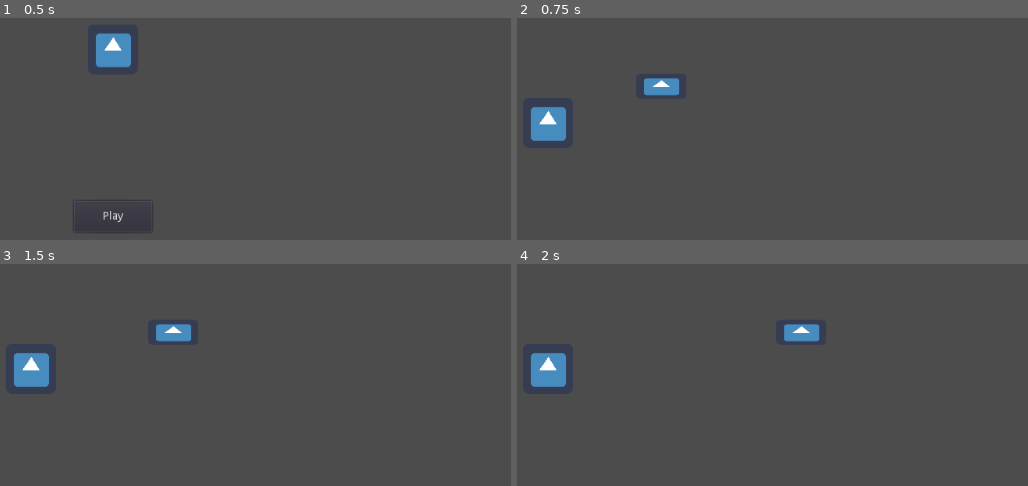
Above: before the commit, frames 1-4 (two rows, left to right).
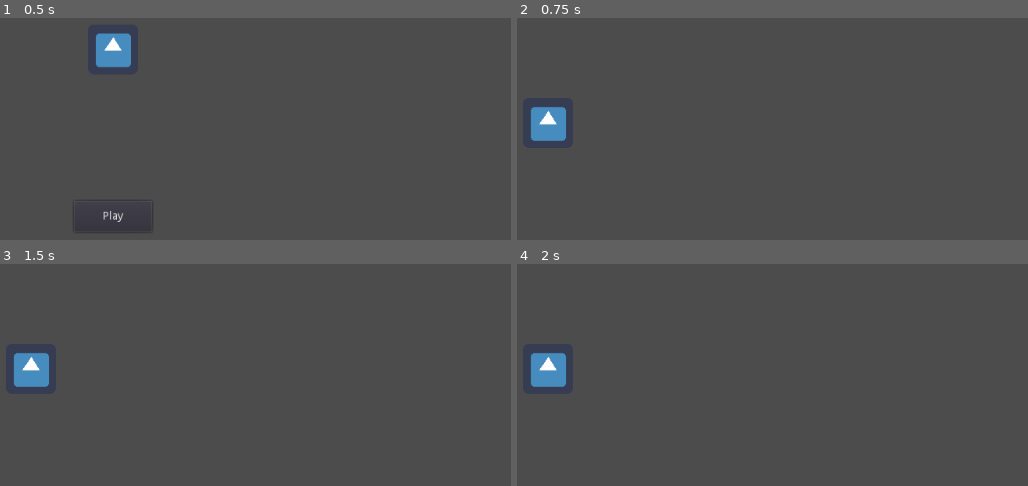
Above: after the commit, the same moments.

Repository: CiaranWoodward/LD46
Game: Godot game, scene res://Menu/MainMenu.tscn
Same seed, same stepped clock (60 frames per second), same inputs: the game is played once before the commit and once after it. The engine's default icon, where the game draws it, is replaced by a stand-in: a white triangle on a blue panel in a dark square.
Inputs:
- Up to frame 1 (0.5 s): no input
- Up to frame 2 (0.75 s): click "Play" at 0.5 s
- Up to frame 3 (1.5 s): tap Enter at 1.25 s; hold Right (player_right) from 1.28 s (still down)
- Up to frame 4 (2 s): keep holding Right (player_right)

Frame 1 is identical in both runs. In frame 2, 0.5% of the frame differs, in the area x 24-32%, y 27-36%; in frame 3, 0.5%; in frame 4, 0.6%, in the area x 52-60%, y 27-36%.

Commit message:
Added side to side walking

Diff:
--- a/Player/Player.tscn
+++ b/Player/Player.tscn
@@ -1,11 +1,277 @@
-[gd_scene load_steps=4 format=2]
+[gd_scene load_steps=42 format=2]
 
 [ext_resource path="res://icon.png" type="Texture" id=1]
 [ext_resource path="res://Player/Player.gd" type="Script" id=2]
+[ext_resource path="res://Player/Graphics/Side to side/Front leg/frame0000.png" type="Texture" id=3]
+[ext_resource path="res://Player/Graphics/Side to side/Lever/frame0000.png" type="Texture" id=4]
+[ext_resource path="res://Player/Graphics/Side to side/Back.png" type="Texture" id=5]
+[ext_resource path="res://Player/Graphics/Side to side/Lever/frame0001.png" type="Texture" id=6]
+[ext_resource path="res://Player/Graphics/Side to side/Head.png" type="Texture" id=7]
+[ext_resource path="res://Player/Graphics/Side to side/Dome.png" type="Texture" id=8]
+[ext_resource path="res://Player/Graphics/Side to side/Front leg/frame0003.png" type="Texture" id=9]
+[ext_resource path="res://Player/Graphics/Side to side/Back leg/frame0002.png" type="Texture" id=10]
+[ext_resource path="res://Player/Graphics/Side to side/Front leg/frame0004.png" type="Texture" id=11]
+[ext_resource path="res://Player/Graphics/Side to side/Front leg/frame0002.png" type="Texture" id=12]
+[ext_resource path="res://Player/Graphics/Side to side/Front leg/frame0005.png" type="Texture" id=13]
+[ext_resource path="res://Player/Graphics/Side to side/Back leg/frame0000.png" type="Texture" id=14]
+[ext_resource path="res://Player/Graphics/Side to side/Back leg/frame0001.png" type="Texture" id=15]
+[ext_resource path="res://Player/Graphics/Side to side/Front leg/frame0006.png" type="Texture" id=16]
+[ext_resource path="res://Player/Graphics/Side to side/Back leg/frame0003.png" type="Texture" id=17]
+[ext_resource path="res://Player/Graphics/Side to side/Front leg/frame0001.png" type="Texture" id=18]
+[ext_resource path="res://Player/Graphics/Side to side/Back leg/frame0005.png" type="Texture" id=19]
+[ext_resource path="res://Player/Graphics/Side to side/Back leg/frame0004.png" type="Texture" id=20]
+[ext_resource path="res://Player/Graphics/Side to side/Back leg/frame0006.png" type="Texture" id=21]
+[ext_resource path="res://Player/Graphics/Side to side/Hat.png" type="Texture" id=22]
 
 [sub_resource type="CapsuleShape2D" id=1]
 radius = 16.0
 height = 32.0
+
+[sub_resource type="Animation" id=2]
+resource_name = "Idle"
+length = 0.3
+loop = true
+tracks/0/type = "value"
+tracks/0/path = NodePath("AnimationPlayer/Sprite/Front leg:playing")
+tracks/0/interp = 1
+tracks/0/loop_wrap = true
+tracks/0/imported = false
+tracks/0/enabled = true
+tracks/0/keys = {
+"times": PoolRealArray( 0 ),
+"transitions": PoolRealArray( 1 ),
+"update": 1,
+"values": [ false ]
+}
+tracks/1/type = "value"
+tracks/1/path = NodePath("AnimationPlayer/Sprite/Front leg:frame")
+tracks/1/interp = 1
+tracks/1/loop_wrap = true
+tracks/1/imported = false
+tracks/1/enabled = true
+tracks/1/keys = {
+"times": PoolRealArray( 0 ),
+"transitions": PoolRealArray( 1 ),
+"update": 1,
+"values": [ 0 ]
+}
+tracks/2/type = "value"
+tracks/2/path = NodePath("AnimationPlayer/Sprite/Back leg:playing")
+tracks/2/interp = 1
+tracks/2/loop_wrap = true
+tracks/2/imported = false
+tracks/2/enabled = true
+tracks/2/keys = {
+"times": PoolRealArray( 0 ),
+"transitions": PoolRealArray( 1 ),
+"update": 1,
+"values": [ false ]
+}
+tracks/3/type = "value"
+tracks/3/path = NodePath("AnimationPlayer/Sprite/Back leg:frame")
+tracks/3/interp = 1
+tracks/3/loop_wrap = true
+tracks/3/imported = false
+tracks/3/enabled = true
+tracks/3/keys = {
+"times": PoolRealArray( 0 ),
+"transitions": PoolRealArray( 1 ),
+"update": 1,
+"values": [ 0 ]
+}
+tracks/4/type = "value"
+tracks/4/path = NodePath("AnimationPlayer/Sprite/Lever:frame")
+tracks/4/interp = 1
+tracks/4/loop_wrap = true
+tracks/4/imported = false
+tracks/4/enabled = true
+tracks/4/keys = {
+"times": PoolRealArray( 0 ),
+"transitions": PoolRealArray( 1 ),
+"update": 1,
+"values": [ 0 ]
+}
+
+[sub_resource type="Animation" id=3]
+resource_name = "Walk"
+length = 0.7
+loop = true
+tracks/0/type = "value"
+tracks/0/path = NodePath("AnimationPlayer/Sprite/Front leg:frame")
+tracks/0/interp = 1
+tracks/0/loop_wrap = true
+tracks/0/imported = false
+tracks/0/enabled = true
+tracks/0/keys = {
+"times": PoolRealArray( 0, 0.1, 0.2, 0.3, 0.4, 0.5, 0.6 ),
+"transitions": PoolRealArray( 1, 1, 1, 1, 1, 1, 1 ),
+"update": 1,
+"values": [ 0, 1, 2, 3, 4, 5, 6 ]
+}
+tracks/1/type = "value"
+tracks/1/path = NodePath("AnimationPlayer/Sprite/Front leg:playing")
+tracks/1/interp = 1
+tracks/1/loop_wrap = true
+tracks/1/imported = false
+tracks/1/enabled = true
+tracks/1/keys = {
+"times": PoolRealArray( 0 ),
+"transitions": PoolRealArray( 1 ),
+"update": 1,
+"values": [ true ]
+}
+tracks/2/type = "value"
+tracks/2/path = NodePath("AnimationPlayer/Sprite/Front leg:position")
+tracks/2/interp = 1
+tracks/2/loop_wrap = true
+tracks/2/imported = false
+tracks/2/enabled = true
+tracks/2/keys = {
+"times": PoolRealArray( 0 ),
+"transitions": PoolRealArray( 1 ),
+"update": 0,
+"values": [ Vector2( 0, 0 ) ]
+}
+tracks/3/type = "value"
+tracks/3/path = NodePath("AnimationPlayer/Sprite/Back leg:frame")
+tracks/3/interp = 1
+tracks/3/loop_wrap = true
+tracks/3/imported = false
+tracks/3/enabled = true
+tracks/3/keys = {
+"times": PoolRealArray( 0, 0.1, 0.2, 0.3, 0.4, 0.5, 0.6 ),
+"transitions": PoolRealArray( 1, 1, 1, 1, 1, 1, 1 ),
+"update": 1,
+"values": [ 0, 1, 2, 3, 4, 5, 6 ]
+}
+tracks/4/type = "value"
+tracks/4/path = NodePath("AnimationPlayer/Sprite/Back leg:playing")
+tracks/4/interp = 1
+tracks/4/loop_wrap = true
+tracks/4/imported = false
+tracks/4/enabled = true
+tracks/4/keys = {
+"times": PoolRealArray( 0 ),
+"transitions": PoolRealArray( 1 ),
+"update": 1,
+"values": [ true ]
+}
+tracks/5/type = "value"
+tracks/5/path = NodePath("AnimationPlayer/Sprite/Back leg:position")
+tracks/5/interp = 1
+tracks/5/loop_wrap = true
+tracks/5/imported = false
+tracks/5/enabled = true
+tracks/5/keys = {
+"times": PoolRealArray( 0 ),
+"transitions": PoolRealArray( 1 ),
+"update": 0,
+"values": [ Vector2( 0, 0 ) ]
+}
+tracks/6/type = "value"
+tracks/6/path = NodePath("AnimationPlayer/Sprite/Lever:frame")
+tracks/6/interp = 1
+tracks/6/loop_wrap = true
+tracks/6/imported = false
+tracks/6/enabled = true
+tracks/6/keys = {
+"times": PoolRealArray( 0 ),
+"transitions": PoolRealArray( 1 ),
+"update": 1,
+"values": [ 1 ]
+}
+
+[sub_resource type="Animation" id=4]
+resource_name = "Wobble"
+length = 0.3
+loop = true
+tracks/0/type = "value"
+tracks/0/path = NodePath("AnimationPlayer/Sprite:scale")
+tracks/0/interp = 1
+tracks/0/loop_wrap = true
+tracks/0/imported = false
+tracks/0/enabled = true
+tracks/0/keys = {
+"times": PoolRealArray( 0, 0.1, 0.2 ),
+"transitions": PoolRealArray( 1, 1, 1 ),
+"update": 0,
+"values": [ Vector2( 1, 1 ), Vector2( 1.01, 1 ), Vector2( 0.995, 1.005 ) ]
+}
+
+[sub_resource type="SpriteFrames" id=5]
+animations = [ {
+"frames": [ ExtResource( 14 ), ExtResource( 15 ), ExtResource( 10 ), ExtResource( 17 ), ExtResource( 20 ), ExtResource( 19 ), ExtResource( 21 ) ],
+"loop": true,
+"name": "default",
+"speed": 5.0
+} ]
+
+[sub_resource type="SpriteFrames" id=6]
+animations = [ {
+"frames": [ ExtResource( 4 ), ExtResource( 6 ) ],
+"loop": true,
+"name": "default",
+"speed": 5.0
+} ]
+
+[sub_resource type="SpriteFrames" id=7]
+animations = [ {
+"frames": [ ExtResource( 3 ), ExtResource( 18 ), ExtResource( 12 ), ExtResource( 9 ), ExtResource( 11 ), ExtResource( 13 ), ExtResource( 16 ) ],
+"loop": true,
+"name": "default",
+"speed": 5.0
+} ]
+
+[sub_resource type="AnimationNodeAnimation" id=8]
+animation = "Idle"
+
+[sub_resource type="AnimationNodeAnimation" id=9]
+animation = "Wobble"
+
+[sub_resource type="AnimationNodeBlend2" id=10]
+
+[sub_resource type="AnimationNodeBlendTree" id=11]
+nodes/Animation/node = SubResource( 9 )
+nodes/Animation/position = Vector2( 360, 80 )
+"nodes/Animation 2/node" = SubResource( 8 )
+"nodes/Animation 2/position" = Vector2( 360, 200 )
+nodes/Blend2/node = SubResource( 10 )
+nodes/Blend2/position = Vector2( 580, 120 )
+nodes/output/position = Vector2( 800, 160 )
+node_connections = [ "output", 0, "Blend2", "Blend2", 0, "Animation", "Blend2", 1, "Animation 2" ]
+
+[sub_resource type="AnimationNodeAnimation" id=12]
+animation = "Walk"
+
+[sub_resource type="AnimationNodeAnimation" id=13]
+animation = "Wobble"
+
+[sub_resource type="AnimationNodeBlend2" id=14]
+
+[sub_resource type="AnimationNodeBlendTree" id=15]
+graph_offset = Vector2( -355.608, 0 )
+nodes/Animation/node = SubResource( 13 )
+nodes/Animation/position = Vector2( 60, 60 )
+"nodes/Animation 2/node" = SubResource( 12 )
+"nodes/Animation 2/position" = Vector2( 60, 160 )
+nodes/Blend2/node = SubResource( 14 )
+nodes/Blend2/position = Vector2( 246.392, 106 )
+nodes/output/position = Vector2( 460, 160 )
+node_connections = [ "output", 0, "Blend2", "Blend2", 0, "Animation", "Blend2", 1, "Animation 2" ]
+
+[sub_resource type="AnimationNodeStateMachineTransition" id=16]
+
+[sub_resource type="AnimationNodeStateMachineTransition" id=17]
+switch_mode = 2
+
+[sub_resource type="AnimationNodeStateMachine" id=18]
+states/Idle/node = SubResource( 11 )
+states/Idle/position = Vector2( 329, 117 )
+states/Walk/node = SubResource( 15 )
+states/Walk/position = Vector2( 182, 117 )
+transitions = [ "Idle", "Walk", SubResource( 16 ), "Walk", "Idle", SubResource( 17 ) ]
+
+[sub_resource type="AnimationNodeStateMachinePlayback" id=19]
 
 [node name="Player" type="RigidBody2D"]
 mode = 2
@@ -14,9 +280,48 @@
 script = ExtResource( 2 )
 
 [node name="Sprite" type="Sprite" parent="."]
-scale = Vector2( 1, 0.5 )
+visible = false
 texture = ExtResource( 1 )
 
 [node name="CollisionShape2D" type="CollisionShape2D" parent="."]
+visible = false
 rotation = 1.5708
 shape = SubResource( 1 )
+
+[node name="AnimationPlayer" type="AnimationPlayer" parent="."]
+method_call_mode = 1
+anims/Idle = SubResource( 2 )
+anims/Walk = SubResource( 3 )
+anims/Wobble = SubResource( 4 )
+
+[node name="Sprite" type="Sprite" parent="AnimationPlayer"]
+scale = Vector2( 1.00159, 1 )
+
+[node name="Back leg" type="AnimatedSprite" parent="AnimationPlayer/Sprite"]
+frames = SubResource( 5 )
+
+[node name="Back" type="Sprite" parent="AnimationPlayer/Sprite"]
+texture = ExtResource( 5 )
+
+[node name="Head" type="Sprite" parent="AnimationPlayer/Sprite"]
+texture = ExtResource( 7 )
+
+[node name="Lever" type="AnimatedSprite" parent="AnimationPlayer/Sprite"]
+frames = SubResource( 6 )
+
+[node name="Hat" type="Sprite" parent="AnimationPlayer/Sprite"]
+texture = ExtResource( 22 )
+
+[node name="Dome" type="Sprite" parent="AnimationPlayer/Sprite"]
+texture = ExtResource( 8 )
+
+[node name="Front leg" type="AnimatedSprite" parent="AnimationPlayer/Sprite"]
+frames = SubResource( 7 )
+
+[node name="AnimationTree" type="AnimationTree" parent="AnimationPlayer"]
+tree_root = SubResource( 18 )
+anim_player = NodePath("..")
+active = true
+parameters/playback = SubResource( 19 )
+parameters/Idle/Blend2/blend_amount = 0.5
+parameters/Walk/Blend2/blend_amount = 0.5
Binary file added: Player/Graphics/Side to side/Back leg/frame0000.png
Not shown, added: Player/Graphics/Side to side/Back leg/frame0000.png.import
Binary file added: Player/Graphics/Side to side/Back leg/frame0001.png
Not shown, added: Player/Graphics/Side to side/Back leg/frame0001.png.import
Binary file added: Player/Graphics/Side to side/Back leg/frame0002.png
Not shown, added: Player/Graphics/Side to side/Back leg/frame0002.png.import
Binary file added: Player/Graphics/Side to side/Back leg/frame0003.png
Not shown, added: Player/Graphics/Side to side/Back leg/frame0003.png.import
Binary file added: Player/Graphics/Side to side/Back leg/frame0004.png
Not shown, added: Player/Graphics/Side to side/Back leg/frame0004.png.import
Binary file added: Player/Graphics/Side to side/Back leg/frame0005.png
Not shown, added: Player/Graphics/Side to side/Back leg/frame0005.png.import
(and 32 more such lines)
